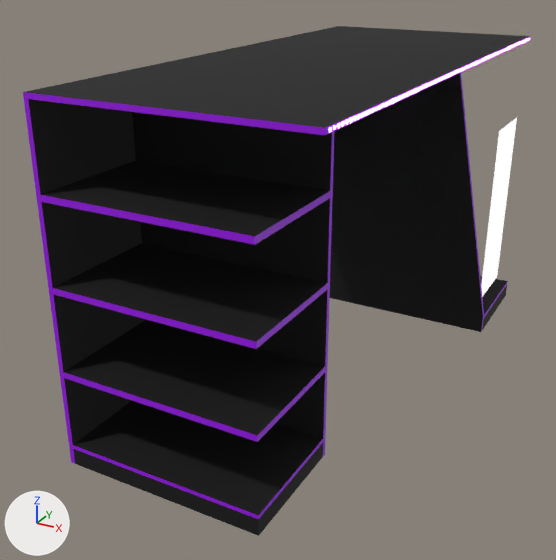
The glTF model public/models/desk_simple.glb, before and after one commit.
Rendered twice from a camera (50 mm lens) standing at (0.732, -1.615, 1.011) and looking at (-0.094, -0.114, 0.261). Arrows for +X, +Y and +Z are at lower left; the lights stay in place. The first picture is the older version. Where no turn or scale is listed for an object, it has been applied to the vertices.
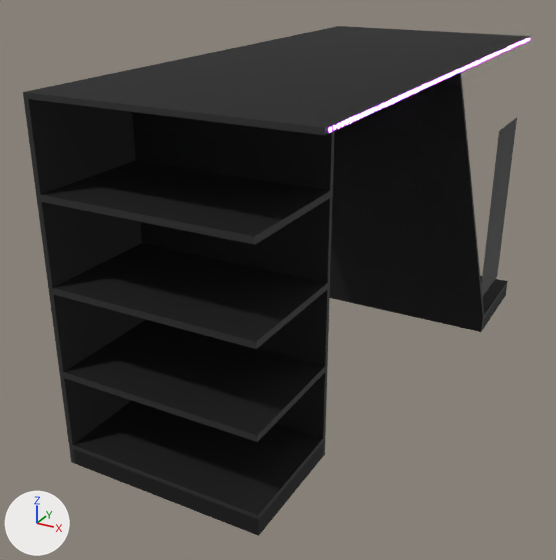
Pixel boxes (x1, y1, x2, y2) of what changed, in the pictures (556 x 560 px):
'Cube.005', recoloured: (23, 36, 530, 522) in both
'Cube.003', recoloured (darker): (481, 117, 517, 297) in both

The change, as a list of edits to the scene's bpy script:
```text
Change mat_material_002:
    remove n0 = _N.new('ShaderNodeEmission'); n0.name = 'Emission'
    remove n1 = _N.new('ShaderNodeLightPath'); n1.name = 'Light Path'
    remove n2 = _N.new('ShaderNodeBsdfTransparent'); n2.name = 'Transparent BSDF'
    remove n3 = _N.new('ShaderNodeMixShader'); n3.name = 'Mix Shader'
    add n5 = _N.new('ShaderNodeBsdfPrincipled'); n5.name = 'Principled BSDF'
    add n5.inputs[0].default_value = (0.02, 0.02, 0.02, 1.0)  # 'Base Color', black #272727
    add n5.inputs[2].default_value = 0.6  # 'Roughness'
    where n4 = _N.new('ShaderNodeOutputMaterial'); n4.name = 'Material Output'
    remove _L.new(n1.outputs[0], n3.inputs[0])  # 'Is Camera Ray' to 'Factor'
    remove _L.new(n2.outputs[0], n3.inputs[1])  # 'BSDF' to 'Shader'
    remove _L.new(n0.outputs[0], n3.inputs[2])  # 'Emission' to 'Shader'
    remove _L.new(n3.outputs[0], n4.inputs[0])  # 'Shader' to 'Surface'
    add _L.new(n5.outputs[0], n4.inputs[0])  # 'BSDF' to 'Surface'
Change mat_purple:
    mat_purple.base_color: (0.318, 0.0, 0.8) -> (0.02, 0.02, 0.02)  # purple #9900e7 -> black #272727
```
